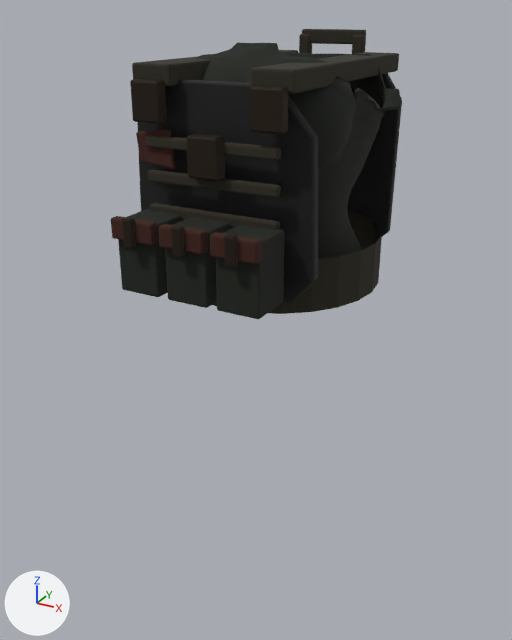
The glTF model public/assets/models/equipment/armor/equipment_ballistic_vest_female_medium.glb: old version first, new version second.
Before and after are seen from a camera (50 mm lens) standing at (0.606, -1.173, 1.545) and looking at (-0.035, -0.006, 0.962). Arrows for +X, +Y and +Z are at lower left; the lights stay in place. The older version comes first. Where no turn or scale is listed for an object, it has been applied to the vertices. Vertices at exactly the same position are counted once.

In view in the first picture: 'equipment_ballistic_vest_unified_v1_female_medium_plates_webbin', 'equipment_ballistic_vest_unified_v1_female_medium_soft_carrier'.
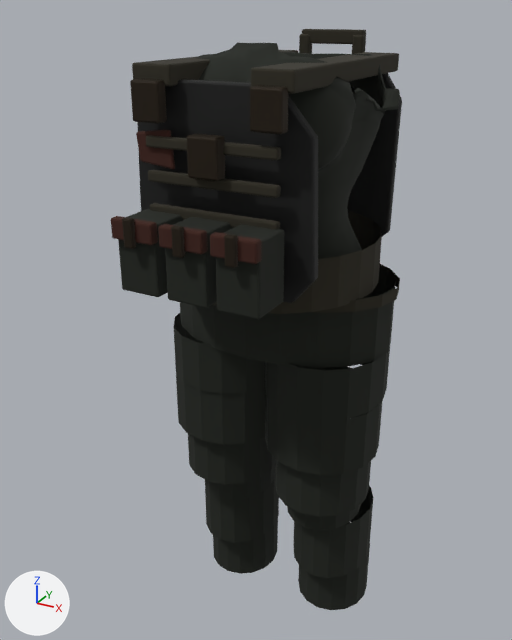
Boxes [x1, y1, x2, y2] around the edits, measured in the pictures (512 x 640 px):
'equipment_ballistic_vest_unified_v1_female_medium_plates_webbin', reshaped (100% taller)
    before: [111, 29, 402, 319]
    after: [111, 29, 402, 610]
part 1 of me_equipment_ballistic_vest_unified_v1_female_medium_details_mesh, added
    after: [174, 264, 400, 610]
part 2 of me_equipment_ballistic_vest_unified_v1_female_medium_details_mesh, surface changed
    both: [177, 244, 380, 319]

The edits, one by one:
me_equipment_ballistic_vest_unified_v1_female_medium_details_mesh is used by ob_equipment_ballistic_vest_unified_v1_female_medium_plates_webbin; location (0.0, 0.0, 0.0).
me_equipment_ballistic_vest_unified_v1_female_medium_details_mesh had 1560 vertices, 2972 faces and spanned x -0.202..0.202, y -0.323..0.265, z 1.062..1.507.
me_equipment_ballistic_vest_unified_v1_female_medium_details_mesh now has 2288 vertices, 3908 faces and spans x -0.241..0.241, y -0.323..0.265, z 0.248..1.507.
me_equipment_ballistic_vest_unified_v1_female_medium_details_mesh part 1: 728 vertices added at x -0.241..0.241, y -0.122..0.2, z 0.248..1.068.
me_equipment_ballistic_vest_unified_v1_female_medium_details_mesh part 2: 2718 kept faces spanning x -0.202..0.202, y -0.323..0.265, z 1.062..1.507 get new texture (UV) coordinates.
